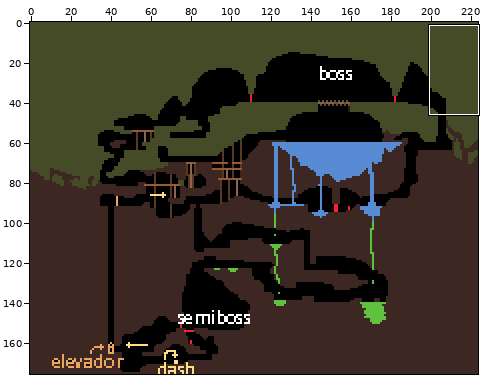
One commit to this pixel-art file: Assets/mapa.aseprite. The first picture is a wide view before the edit; the outline marks the close-up.
Close-up. Earlier state:
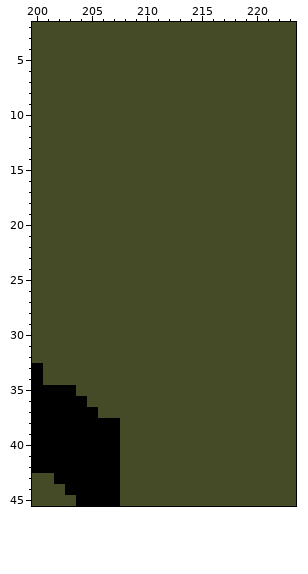
224x176 pixels, 1 frame. Colours within 5 levels of each other are drawn and written as one. Shown: x 200..223, y 2..45. The commit also changed other parts of the picture, which this record leaves out.
New version:
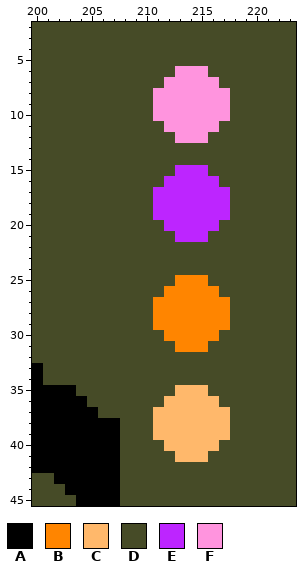
Palette (. is transparent): A #000000  B #ff8500  C #ffb86b  D #464b27  E #bd25ff  F #ff94de
Changes in this commit:
layer "Layer 3" added
--- layer "Layer 3"
@@ x 209..219 @@
  5 DDDDDDDDDDD
- 6 DDDDDDDDDDD
- 7 DDDDDDDDDDD
- 8 DDDDDDDDDDD
- 9 DDDDDDDDDDD
-10 DDDDDDDDDDD
-11 DDDDDDDDDDD
-12 DDDDDDDDDDD
+ 6 DDDDFFFDDDD
+ 7 DDDFFFFFDDD
+ 8 DDFFFFFFFDD
+ 9 DDFFFFFFFDD
+10 DDFFFFFFFDD
+11 DDDFFFFFDDD
+12 DDDDFFFDDDD
 13 DDDDDDDDDDD
 14 DDDDDDDDDDD
-15 DDDDDDDDDDD
-16 DDDDDDDDDDD
-17 DDDDDDDDDDD
-18 DDDDDDDDDDD
-19 DDDDDDDDDDD
-20 DDDDDDDDDDD
-21 DDDDDDDDDDD
+15 DDDDEEEDDDD
+16 DDDEEEEEDDD
+17 DDEEEEEEEDD
+18 DDEEEEEEEDD
+19 DDEEEEEEEDD
+20 DDDEEEEEDDD
+21 DDDDEEEDDDD
 22 DDDDDDDDDDD
@@ x 209..219 @@
 24 DDDDDDDDDDD
-25 DDDDDDDDDDD
-26 DDDDDDDDDDD
-27 DDDDDDDDDDD
-28 DDDDDDDDDDD
-29 DDDDDDDDDDD
-30 DDDDDDDDDDD
-31 DDDDDDDDDDD
+25 DDDDBBBDDDD
+26 DDDBBBBBDDD
+27 DDBBBBBBBDD
+28 DDBBBBBBBDD
+29 DDBBBBBBBDD
+30 DDDBBBBBDDD
+31 DDDDBBBDDDD
 32 DDDDDDDDDDD
@@ x 209..219 @@
 34 DDDDDDDDDDD
-35 DDDDDDDDDDD
-36 DDDDDDDDDDD
-37 DDDDDDDDDDD
-38 DDDDDDDDDDD
-39 DDDDDDDDDDD
-40 DDDDDDDDDDD
-41 DDDDDDDDDDD
+35 DDDDCCCDDDD
+36 DDDCCCCCDDD
+37 DDCCCCCCCDD
+38 DDCCCCCCCDD
+39 DDCCCCCCCDD
+40 DDDCCCCCDDD
+41 DDDDCCCDDDD
 42 DDDDDDDDDDD
